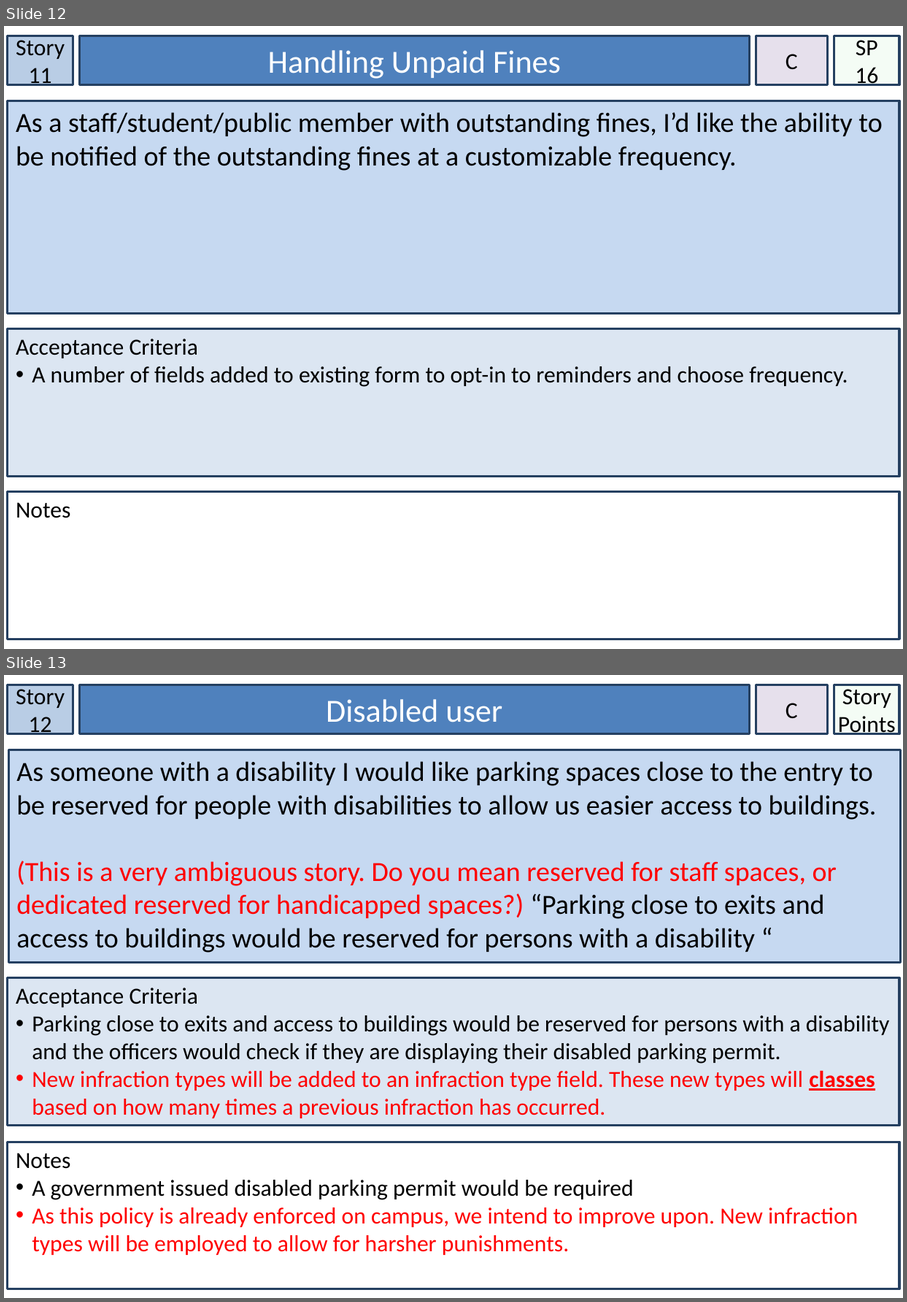
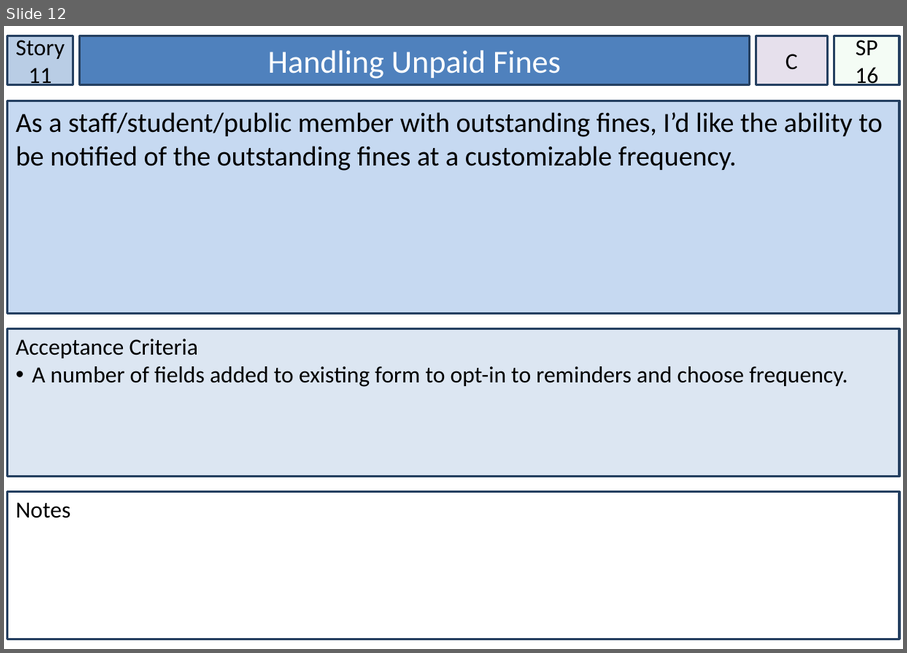
Before and after one commit to knich17/ParkingPermits, a slide deck: Assessment/Story Cards.pptx. Shown one above the other, each under a label of ours: slides 12 and 13 before the commit, slide 12 after it. The pictures are 907x1302 and 907x653 pixels, drawn with LibreOffice and Linux fonts; fonts in the diff are those of the drawing. Boxes give left, top, right and bottom in pixels: in the first picture for what was removed or moved away, otherwise in the second. Text is boxed around its words. In the diff, an @@ line names an element or a change of style, - is before the commit and + after.

```diff
--- a/Assessment/Story Cards.pptx
+++ b/Assessment/Story Cards.pptx
@@ slide 13 removed at bbox=[4, 675, 903, 1298], background #FFFFFF @@
@@ rectangle removed at bbox=[8, 685, 73, 734] @@
-Story 12
@@ rectangle removed at bbox=[80, 685, 750, 734] @@
-Disabled user
@@ rectangle removed at bbox=[757, 685, 829, 734] @@
-C
@@ rectangle removed at bbox=[835, 685, 900, 734] @@
-Story Points
@@ rectangle removed at bbox=[8, 749, 901, 963] @@
-As someone with a disability I would like parking spaces close to the entry to be reserved for people with disabilities to allow us easier access to buildings.
-(This is a very ambiguous story. Do you mean reserved for staff spaces, or dedicated reserved for handicapped spaces?) “Parking close to exits and access to buildings would be reserved for persons with a disability “
@@ rectangle removed at bbox=[8, 978, 900, 1125] @@
-Acceptance Criteria
-• Parking close to exits and access to buildings would be reserved for persons with a disability and the officers would check if they are displaying their disabled parking permit.
-• New infraction types will be added to an infraction type field. These new types will classes based on how many times a previous infraction has occurred.
@@ rectangle removed at bbox=[8, 1141, 900, 1289] @@
-Notes
-• A government issued disabled parking permit would be required
-• As this policy is already enforced on campus, we intend to improve upon. New infraction types will be employed to allow for harsher punishments.
```
Also in this commit, not shown: 3 slides changed, 2 slides added.
